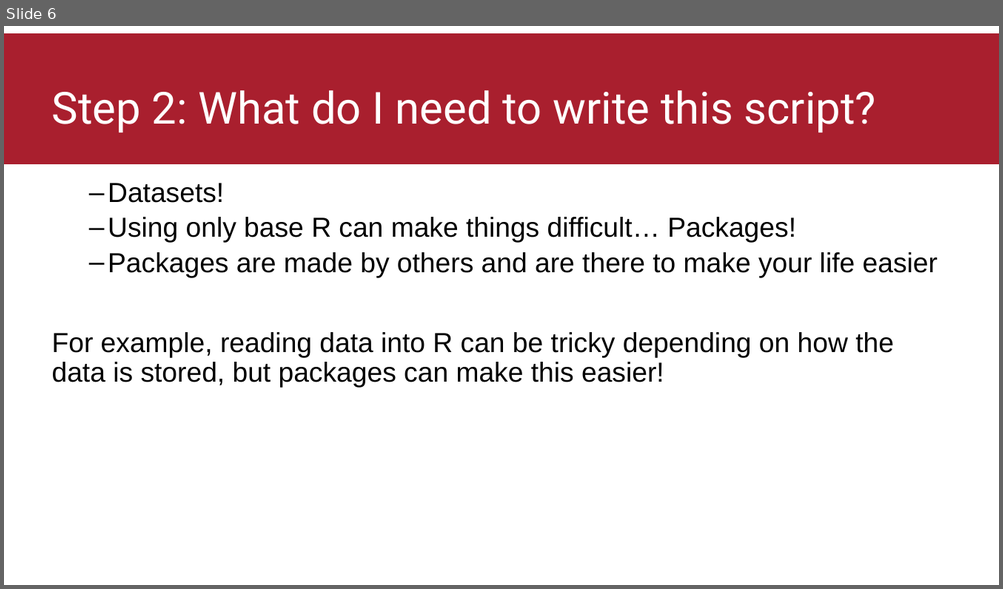
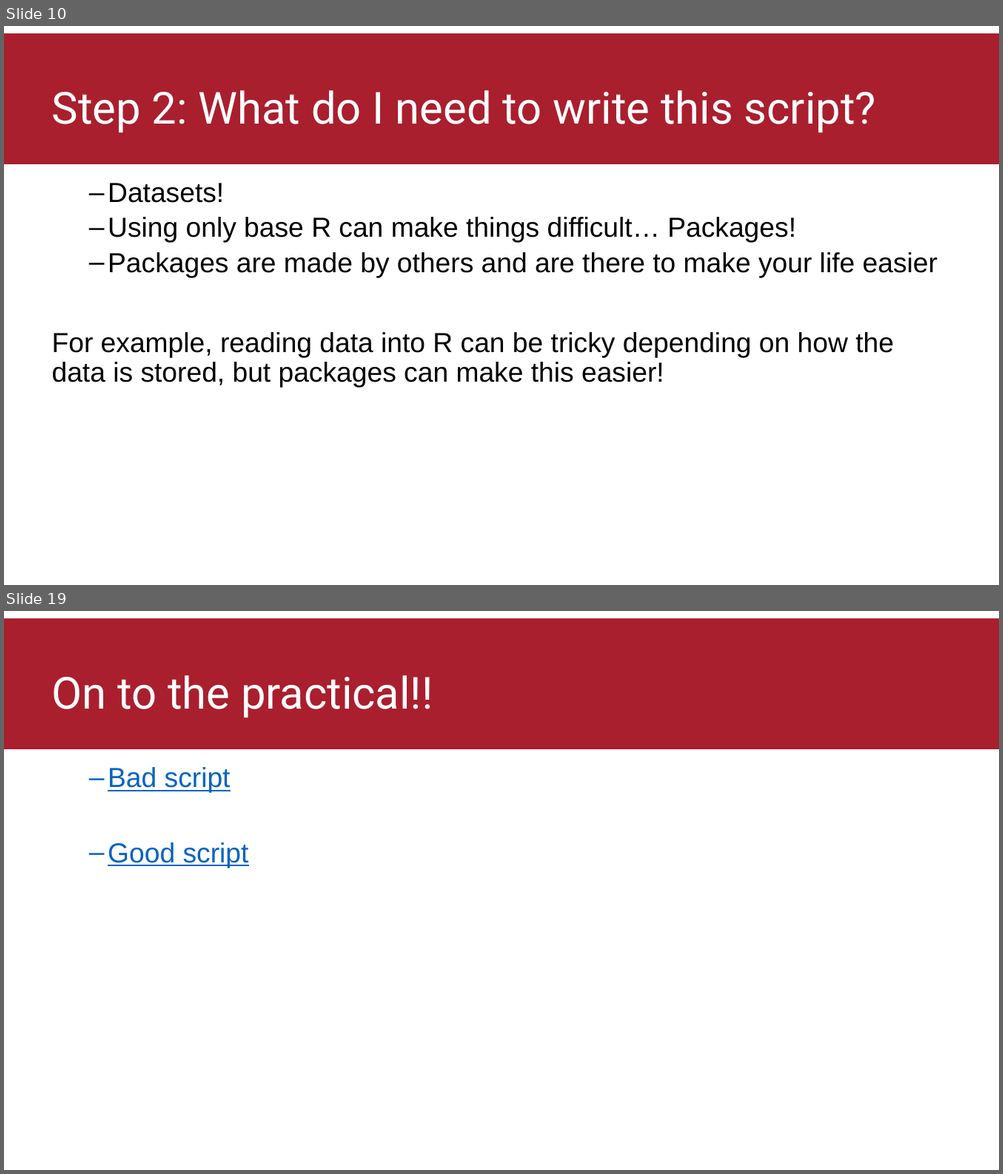
Before and after one commit to thomasbattram/how_to_write_a_script, a slide deck: slides/how_to_write_a_script.pptx. Shown one above the other, each under a label of ours: slide 6 before the commit, slides 10 and 19 after it; the slides between them are not shown. The pictures are 1003x589 and 1003x1174 pixels, drawn with LibreOffice and Linux fonts; fonts in the diff are those of the drawing; background and template pictures are left out. Boxes give left, top, right and bottom in pixels: in the first picture for what was removed or moved away, otherwise in the second. Text is boxed around its words. In the diff, an @@ line names an element or a change of style, - is before the commit and + after.

```diff
--- a/slides/how_to_write_a_script.pptx
+++ b/slides/how_to_write_a_script.pptx
@@ slide 19 added at <box>4,611,999,1170</box>, background picture (left out); not listed: 1 template element that a slide beside it also shows @@
@@ title added at <box>52,675,432,718</box>, 42.7 pt, text #FFFFFF @@
+On to the practical!!
@@ text added at <box>108,767,249,868</box>, 26.7 pt, text #0563C1, underline @@
+  – Bad script
+  – Good script
@@ what was slide 6 is now slide 10 @@
```
Also in this commit, not shown: 11 slides changed, 5 other slides added, 12 other files.
